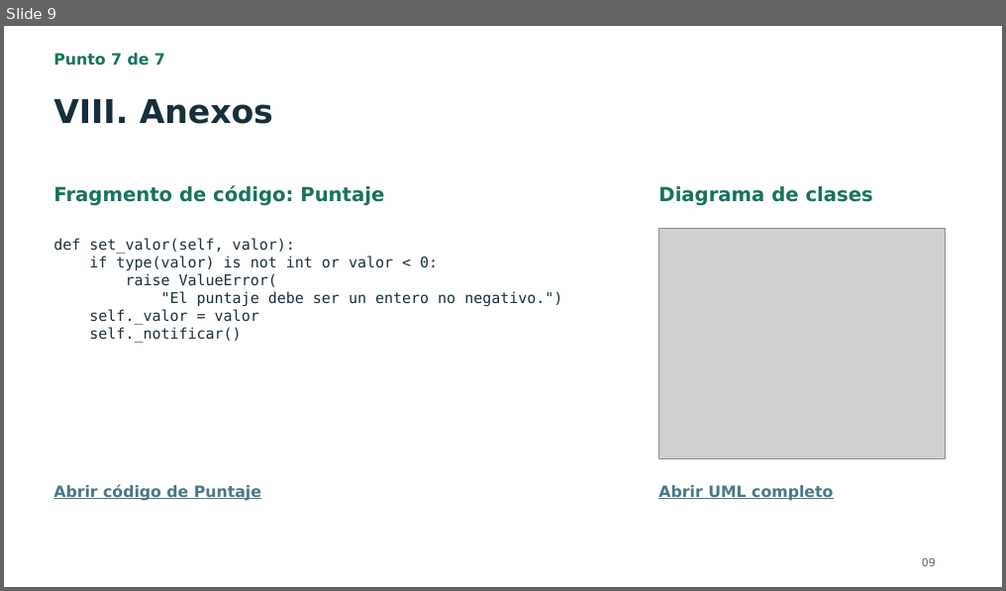
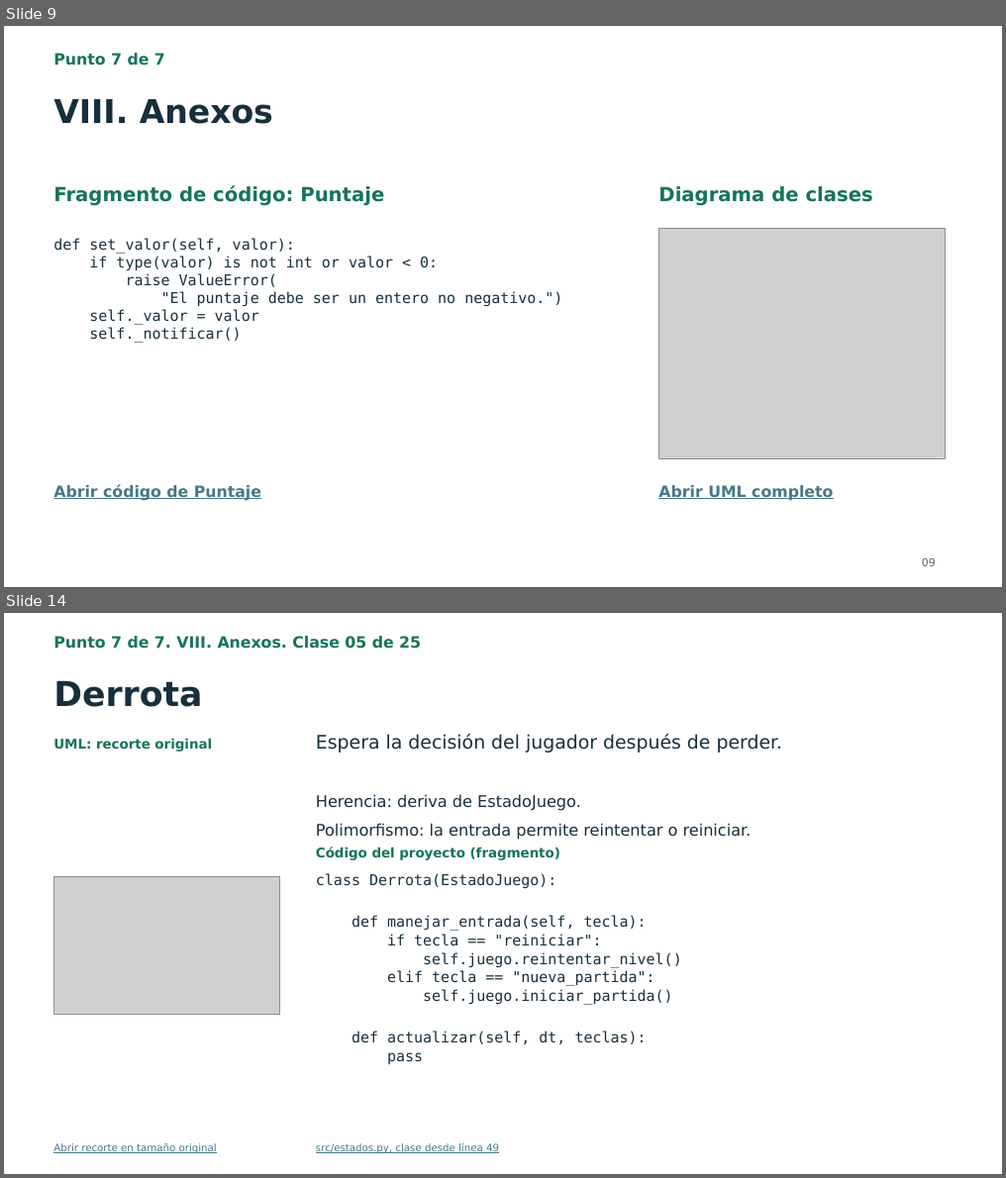
Before and after one commit to JhosFcL/FugaPrision, a slide deck: entrega/Presentacion_Fuga_de_la_Prision.pptx. Shown one above the other, each under a label of ours: slide 9 before the commit, slides 9 and 14 after it; the slides between them are not shown. The pictures are 1006x591 and 1006x1178 pixels, drawn with LibreOffice and Linux fonts; fonts in the diff are those of the drawing; grey boxes stand for pictures. Boxes give left, top, right and bottom in pixels: in the first picture for what was removed or moved away, otherwise in the second. Text is boxed around its words. In the diff, an @@ line names an element or a change of style, - is before the commit and + after.

```diff
--- a/entrega/Presentacion_Fuga_de_la_Prision.pptx
+++ b/entrega/Presentacion_Fuga_de_la_Prision.pptx
@@ slide 14 added at [4,613,1002,1174], background #FFFFFF @@
@@ text added at [54,636,421,649], 15 pt, text #16735D, bold @@
+Punto 7 de 7. VIII. Anexos. Clase 05 de 25
@@ text added at [54,680,202,707], 33 pt, text #172F3C, bold @@
+Derrota
@@ text added at [54,738,212,752], 12.8 pt, text #16735D, bold @@
+UML: recorte original
@@ text added at [316,734,783,753], 18 pt, text #172F3C @@
+Espera la decisión del jugador después de perder.
@@ text added at [316,794,581,811], 15.4 pt, text #172F3C @@
+Herencia: deriva de EstadoJuego.
@@ text added at [316,823,751,840], 15.4 pt, text #172F3C @@
+Polimorfismo: la entrada permite reintentar o reiniciar.
@@ text added at [316,847,560,861], 12.8 pt, text #16735D, bold @@
+Código del proyecto (fragmento)
@@ picture added at [54,876,280,1014] @@
@@ text added at [316,873,682,1064], 14.2 pt, text #172F3C @@
+class Derrota(EstadoJuego):
+def manejar_entrada(self, tecla):
+if tecla == "reiniciar":
+self.juego.reintentar_nivel()
+elif tecla == "nueva_partida":
+self.juego.iniciar_partida()
+def actualizar(self, dt, teclas):
+pass
@@ text added at [54,1144,217,1154], 9.8 pt, text #467886, underline @@
+Abrir recorte en tamaño original
@@ text added at [316,1144,499,1154], 9.8 pt, text #467886, underline @@
+src/estados.py, clase desde línea 49
```
Also in this commit, not shown: 24 other slides added, 29 other files.
